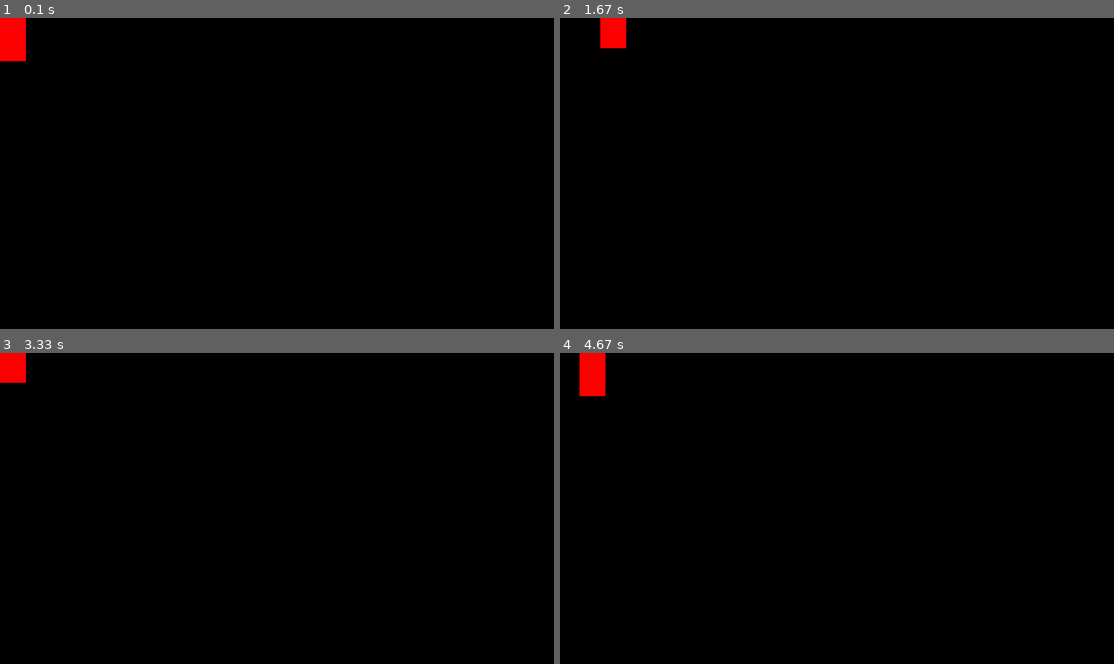
Above: before the commit, frames 1-4 (two rows, left to right).
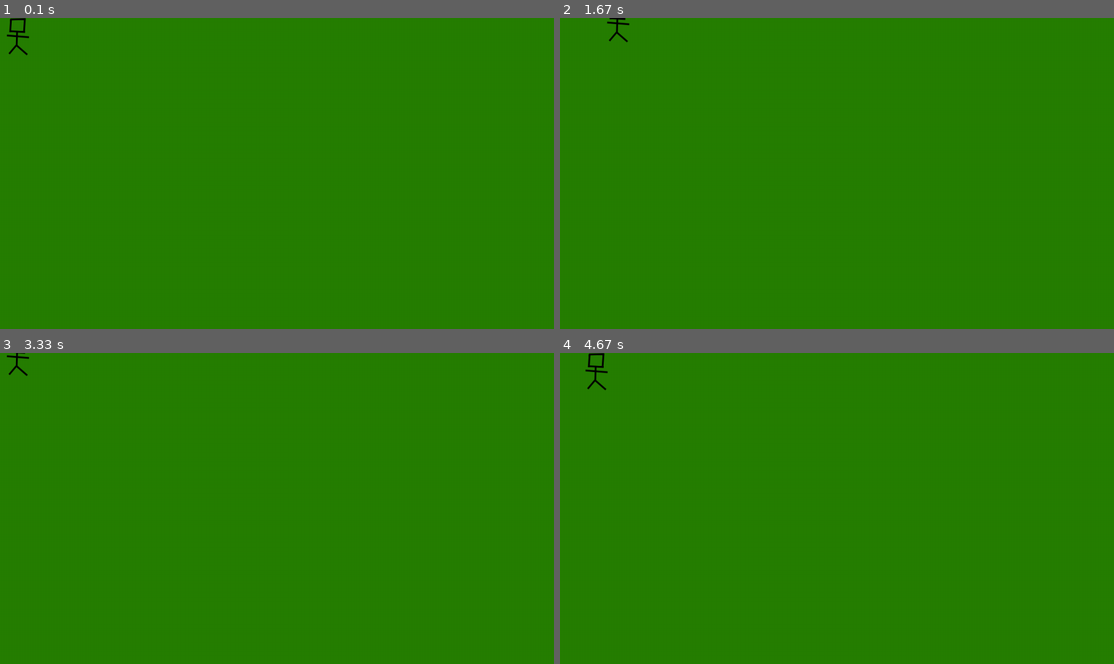
Above: after the commit, the same moments.

Repository: AndrewEllen/pygame_engine
Game: pygame game, started from main.py
Two runs of this game, one before a commit and one after it. Both use one fixed random seed, a clock stepped at 60 frames per second and the inputs below.
Inputs:
- Up to frame 1 (0.1 s): no input
- Up to frame 2 (1.67 s): hold D 0.33-0.8 s; hold W 0.83-1.13 s; hold D 1.17-1.63 s
- Up to frame 3 (3.33 s): hold A 1.67-2.2 s; hold S 2.23-2.53 s; hold A 2.57-2.97 s; hold W from 3 s (still down)
- Up to frame 4 (4.67 s): release W at 3.37 s; hold D 3.4-4.03 s; hold S 4.07-4.43 s; hold A from 4.47 s (still down)

The runs differ from the first frame. In frame 1, 100% of the frame differs, in the area x 0-100%, y 0-100%; in frame 2, 100%; in frame 3, 100%; in frame 4, 100%.

Commit message:
Added player and background images

Diff:
--- a/main.py
+++ b/main.py
@@ -12,18 +12,19 @@
 pygame.display.set_caption("Game Engine Example")
 clock = pygame.time.Clock()
 
+background = pygame.image.load("map.png")
 player = PlayerObject("Player")
 
 def playerHandler(deltaTime):
   player.MovePlayer(deltaTime)
-  player.renderPlayer(screen, player.playerColour, player.playerModel)
+  player.renderPlayer(screen)
 
 
 
 def main_loop():
   while True:
     # resetting the screen each loop
-    screen.fill((0,0,0))
+    screen.blit(background, (0, 0))
     # 60 is the fps
     deltaTime = clock.tick(60)/1000
 
@@ -31,10 +32,4 @@
     playerHandler(deltaTime)
 
 
-    print(player.controller.position)
-
-    #Flip updates the whole screen, you could use update which allows only a portion to update with given arguments
-    pygame.display.flip()
-
-
 main_loop()
--- a/player_controller.py
+++ b/player_controller.py
@@ -10,3 +10,6 @@
     current_y = self.position[1]
 
     self.position = (current_x + (x * playerSpeed) * deltaTime, current_y + (y * playerSpeed) * deltaTime)
+
+    #Console log of position
+    print(self.position)
--- a/player_object.py
+++ b/player_object.py
@@ -9,8 +9,7 @@
     #
     self.playerWidth = 60
     self.playerHeight = 100
-    self.playerModel = Rect(self.controller.position[0], self.controller.position[1], self.playerWidth, self.playerHeight)
-    self.playerColour = (255,0,0)
+    self.playerModel = pygame.image.load("player.png")
     self.playerSpeed = 100
 
   def MovePlayer(self, deltaTime):
@@ -25,6 +24,10 @@
     if keys[pygame.K_a]:
       self.controller.UpdatePosition(-1, 0, self.playerSpeed, deltaTime)
 
-  def renderPlayer(self, screen, colour, model):
-    self.playerModel = Rect(self.controller.position[0], self.controller.position[1], self.playerWidth, self.playerHeight)
-    pygame.draw.rect(screen, colour, model)
+  def renderPlayer(self, screen):
+    #self.playerModel = Rect(self.controller.position[0], self.controller.position[1], self.playerWidth, self.playerHeight)
+
+    screen.blit(self.playerModel, (self.controller.position[0], self.controller.position[1]))
+
+    #Flip updates the whole screen, you could use update which allows only a portion to update with given arguments
+    pygame.display.flip()
Binary file added: player.png
